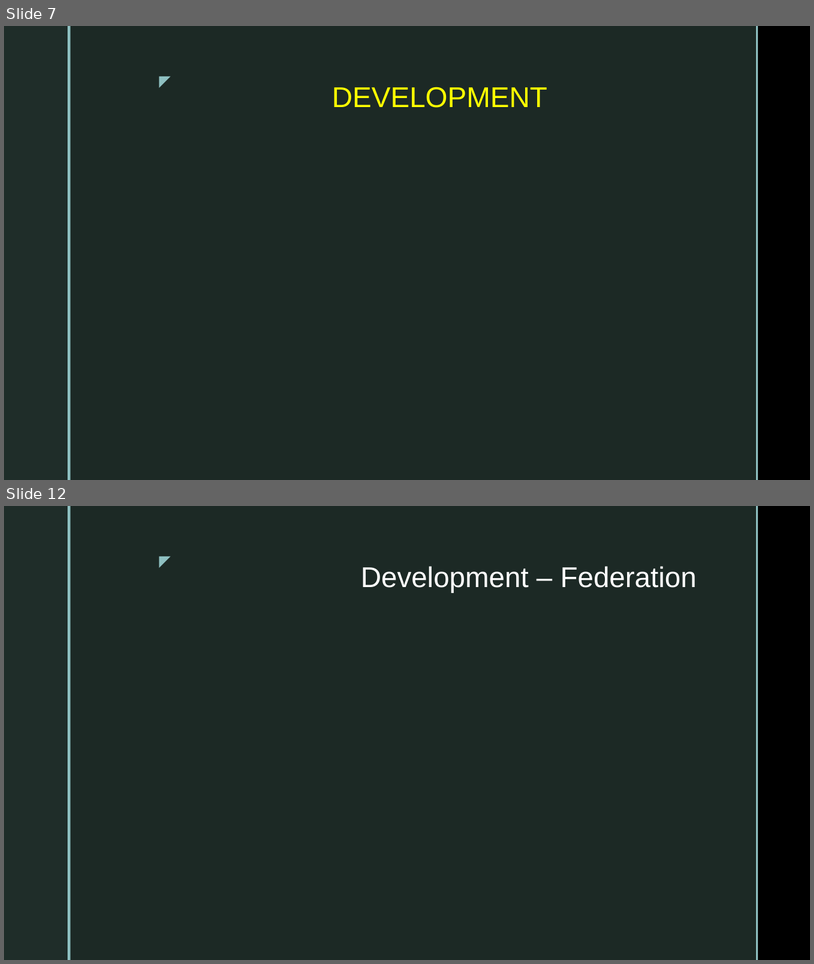
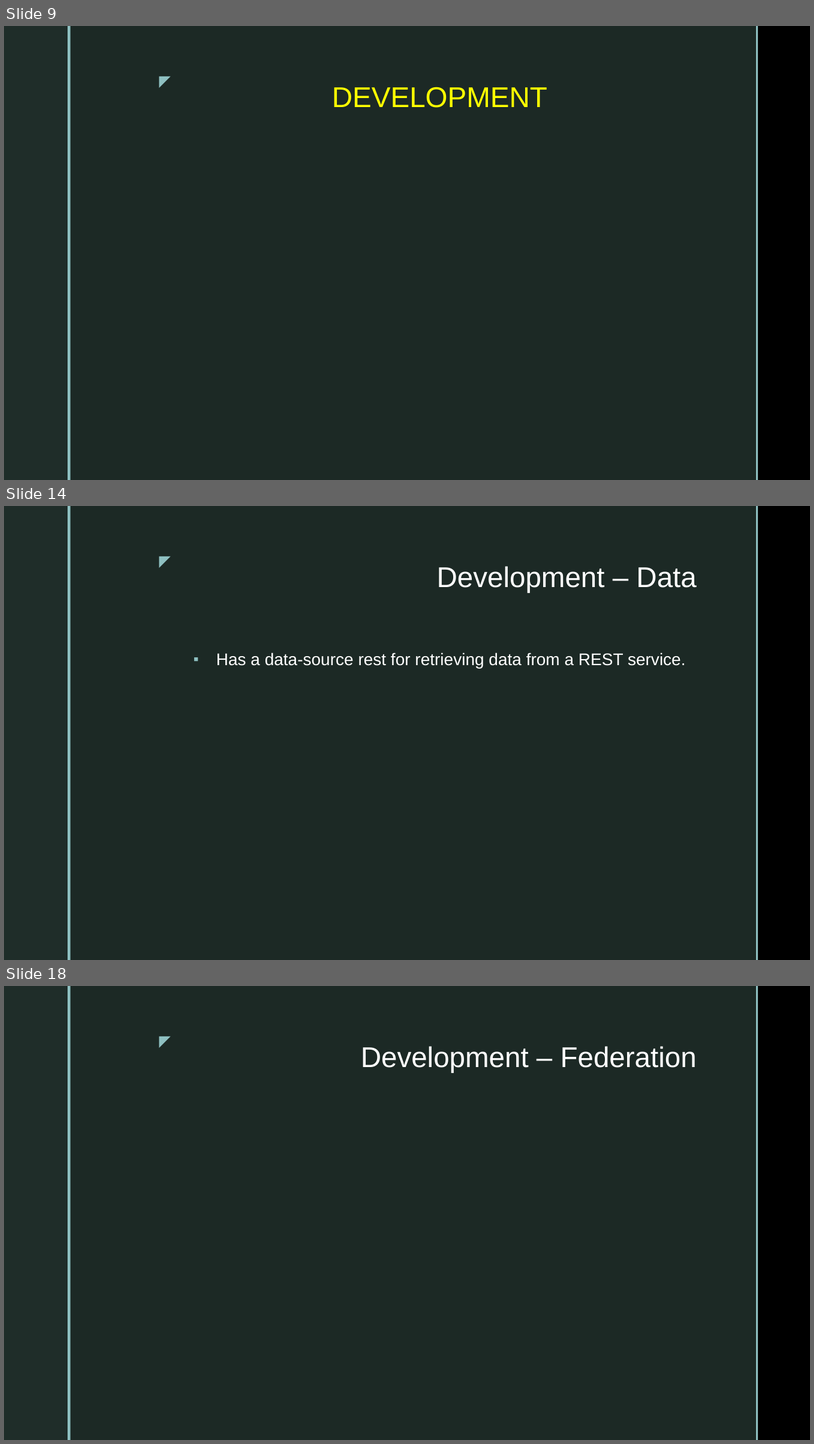
Before and after one commit to dtvu94/Apollo-Server-Client, a slide deck: Docs/Apollo_Server.pptx. Shown one above the other, each under a label of ours: slides 7 and 12 before the commit, slides 9, 14 and 18 after it; the slides between them are not shown. The pictures are 814x964 and 814x1444 pixels, drawn with LibreOffice and Linux fonts; fonts in the diff are those of the drawing; background and template pictures are left out. Boxes give left, top, right and bottom in pixels: in the first picture for what was removed or moved away, otherwise in the second. Text is boxed around its words. In the diff, an @@ line names an element or a change of style, - is before the commit and + after.

```diff
--- a/Docs/Apollo_Server.pptx
+++ b/Docs/Apollo_Server.pptx
@@ slide 14 added at (4,506,810,960), background picture (left out); not listed: 5 template elements that a slide beside it also shows @@
@@ title added at (437,566,696,592), 34 pt, text #FFFFFF @@
+Development – Data
@@ text added at (216,652,686,669), 20 pt, text #FFFFFF @@
+▪ Has a data-source rest for retrieving data from a REST service.
@@ what was slide 7 is now slide 9 @@
@@ what was slide 12 is now slide 18 @@
```
Also in this commit, not shown: 3 slides changed, 7 other slides added, 2 slides removed, 9 other files.
